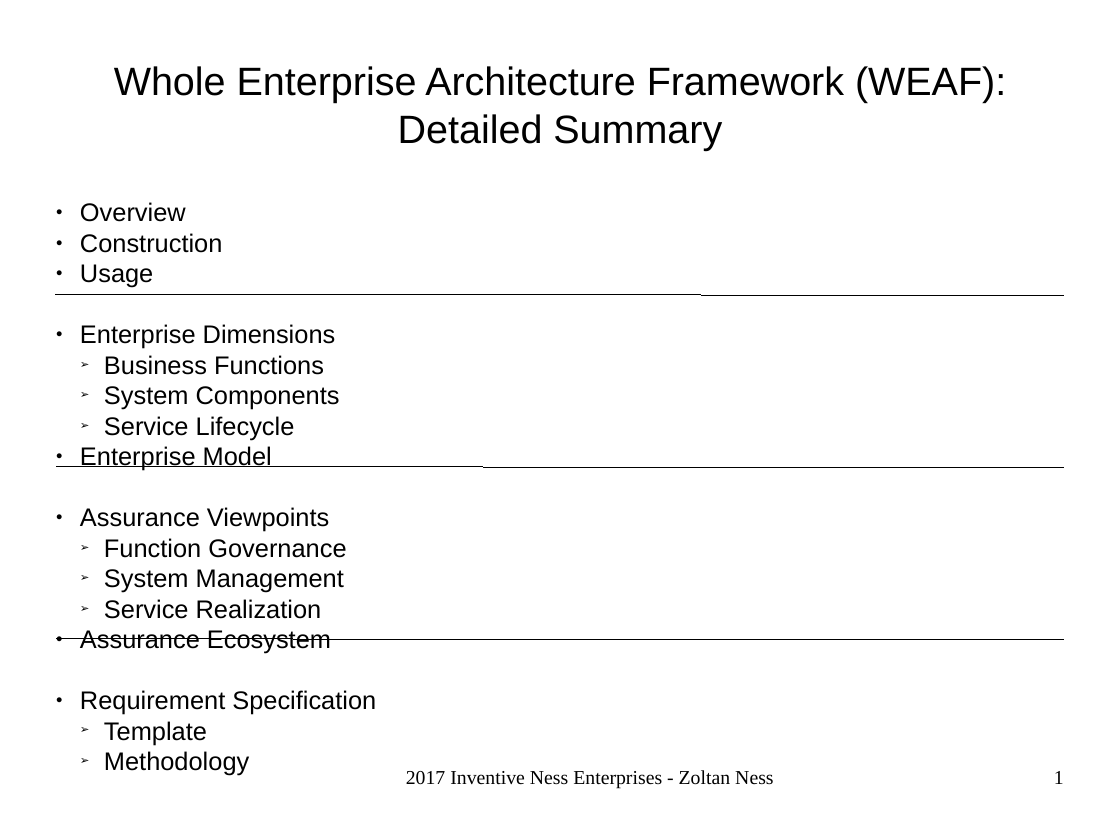
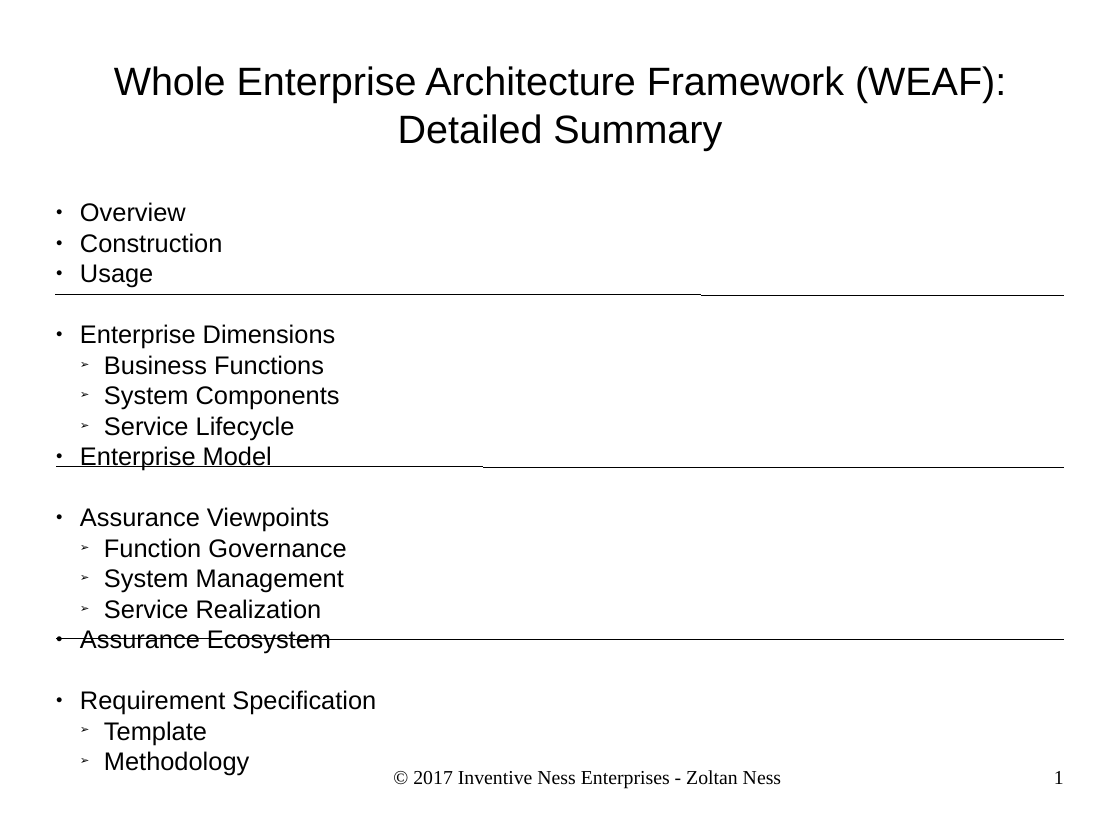
Before and after one commit to inventiveness/WEAF, a slide deck: slide 1 of WEAF-detailed-summary.odp. Drawn at 1120x840 pixels with LibreOffice and Linux fonts; fonts in the diff are those of the drawing. Boxes give left, top, right and bottom in pixels: in the first picture for what was removed or moved away, otherwise in the second. Text is boxed around its words. In the diff, an @@ line names an element or a change of style, - is before the commit and + after.

Commit message:
value update; minor summary doc updates

```diff
--- a/WEAF-detailed-summary.odp
+++ b/WEAF-detailed-summary.odp
@@ text at box(413, 770, 781, 789): text changed @@
-2017 Inventive Ness Enterprises - Zoltan Ness
+© 2017 Inventive Ness Enterprises - Zoltan Ness
```
Also in this commit, not shown: 1 other slide changed, 5 other files.
